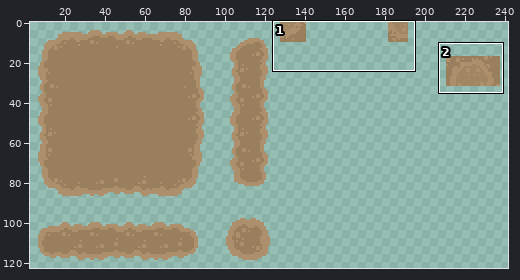
Sprite sheet -- asset/sprite/terrain/terrain_wetdirts.png. Above, an overview of the earlier version with the close-up marked.
Close-up. First the earlier version:
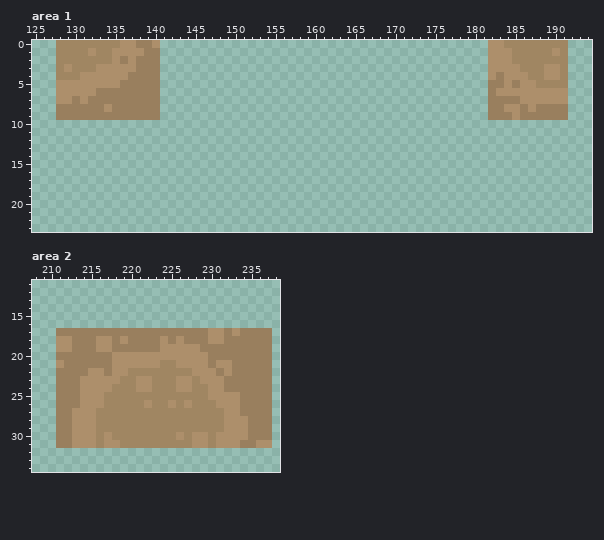
The file is 256x128 pixels. Colours within 5 levels of each other are drawn and written as one. Shown: area 1: x 125..194, y 0..23; area 2: x 208..238, y 11..34. The wide view leaves out empty margins.
Once edited:
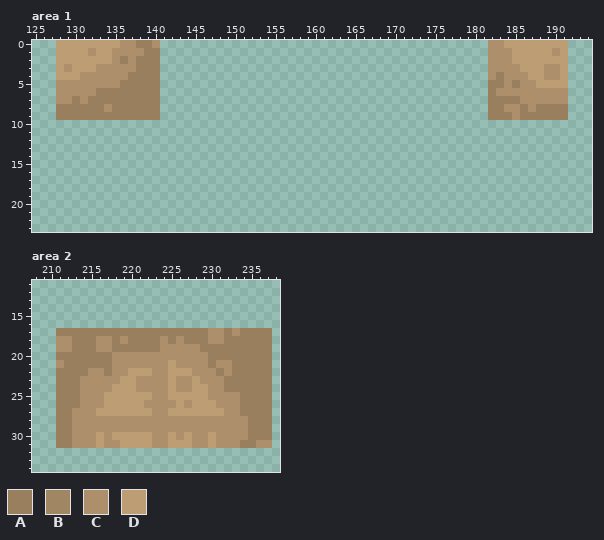
Palette (. is transparent): A #997f5e  B #a08662  C #ad8f6b  D #bc9d74
The author wrote: 젖은 흙 디자인 수정 (격자 표시)
Changes in this commit:
{"where": "area 1"}
{"y":0,"x":128,"old":"BBBBBBBB","new":"DDDDDDDD"}
{"y":0,"x":184,"old":"BBBBBBBB","new":"DDDDDDDD"}
{"y":1,"x":128,"old":"BBBB","new":"DDDD"}
{"y":1,"x":133,"old":"BB","new":"DD"}
{"y":1,"x":185,"old":"BBBBB","new":"DDDDD"}
{"y":1,"x":191,"old":"B","new":"D"}
{"y":2,"x":128,"old":"BBBBBBB","new":"DDDDDDD"}
{"y":2,"x":185,"old":"BBBBBBB","new":"DDDDDDD"}
{"y":3,"x":128,"old":"B","new":"D"}
{"y":3,"x":130,"old":"BBB","new":"DDD"}
{"y":3,"x":186,"old":"BBB","new":"DDD"}
{"y":3,"x":191,"old":"B","new":"D"}
{"y":4,"x":128,"old":"BBB","new":"DDD"}
{"y":4,"x":187,"old":"BB","new":"DD"}
{"y":4,"x":191,"old":"B","new":"D"}
{"y":5,"x":188,"old":"BBBB","new":"DDDD"}
{"where": "area 2"}
{"y":21,"x":224,"old":"BB","new":"CD"}
{"y":22,"x":220,"old":"BBBBBBBB","new":"DDDCCDDD"}
{"y":23,"x":219,"old":"BB","new":"DD"}
{"y":23,"x":223,"old":"BBB","new":"CCD"}
{"y":23,"x":228,"old":"B","new":"D"}
{"y":24,"x":218,"old":"BBB","new":"DDD"}
{"y":24,"x":223,"old":"BBB","new":"CCD"}
{"y":24,"x":228,"old":"BB","new":"DD"}
{"y":25,"x":217,"old":"BBBBBBBBBBBBB","new":"DDDDDDCCDDDDD"}
{"y":26,"x":217,"old":"BBBBB","new":"DDDDD"}
{"y":26,"x":223,"old":"BB","new":"CC"}
{"y":26,"x":226,"old":"B","new":"D"}
{"y":26,"x":228,"old":"BBB","new":"DDD"}
{"y":27,"x":216,"old":"BBBBBBBBBBBBBBBB","new":"DDDDDDDCCDDDDDDD"}
{"y":28,"x":216,"old":"BBBBBBBBBBBBBBBB","new":"CCCCCCCCCCCCCCCC"}
{"y":29,"x":216,"old":"BBBBBBBBBBBBBBBB","new":"CCCCCCCCCCCCCCCC"}
{"y":30,"x":216,"old":"B","new":"D"}
{"y":30,"x":218,"old":"BBBBBBBB","new":"DDDDDCCD"}
{"y":30,"x":227,"old":"B","new":"D"}
{"y":30,"x":230,"old":"B","new":"D"}
{"y":31,"x":216,"old":"B","new":"D"}
{"y":31,"x":219,"old":"BBBBBBBBB","new":"DDDDCCDDD"}
{"y":31,"x":230,"old":"B","new":"D"}
